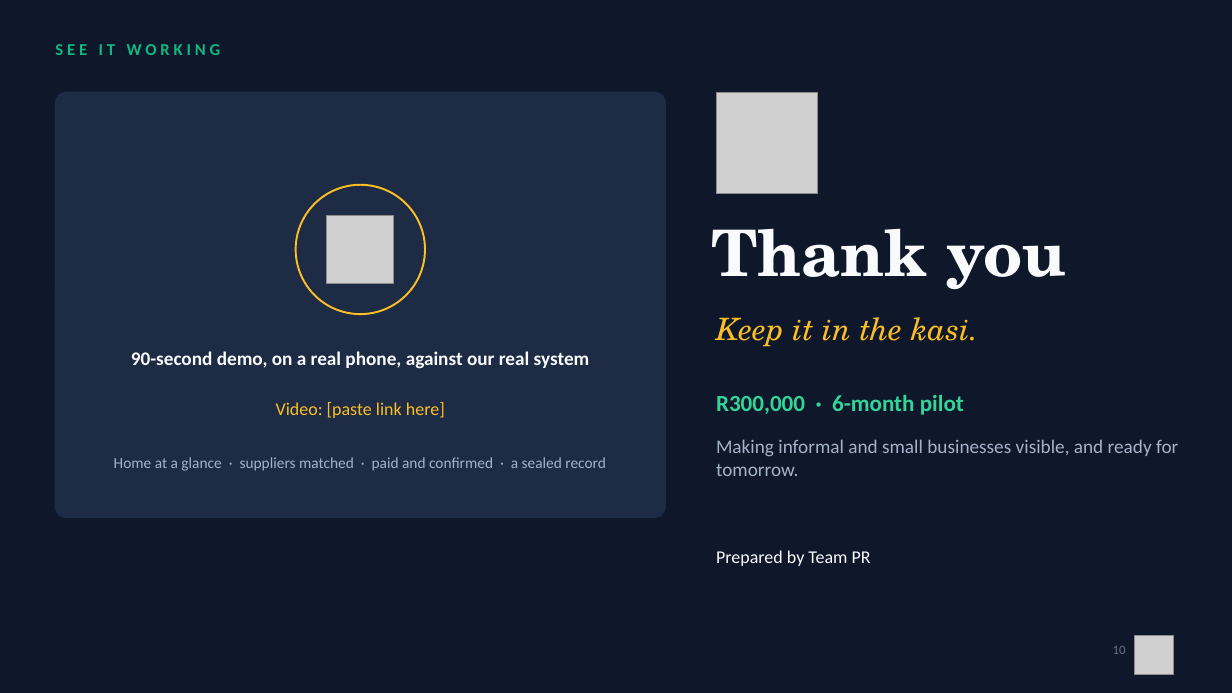
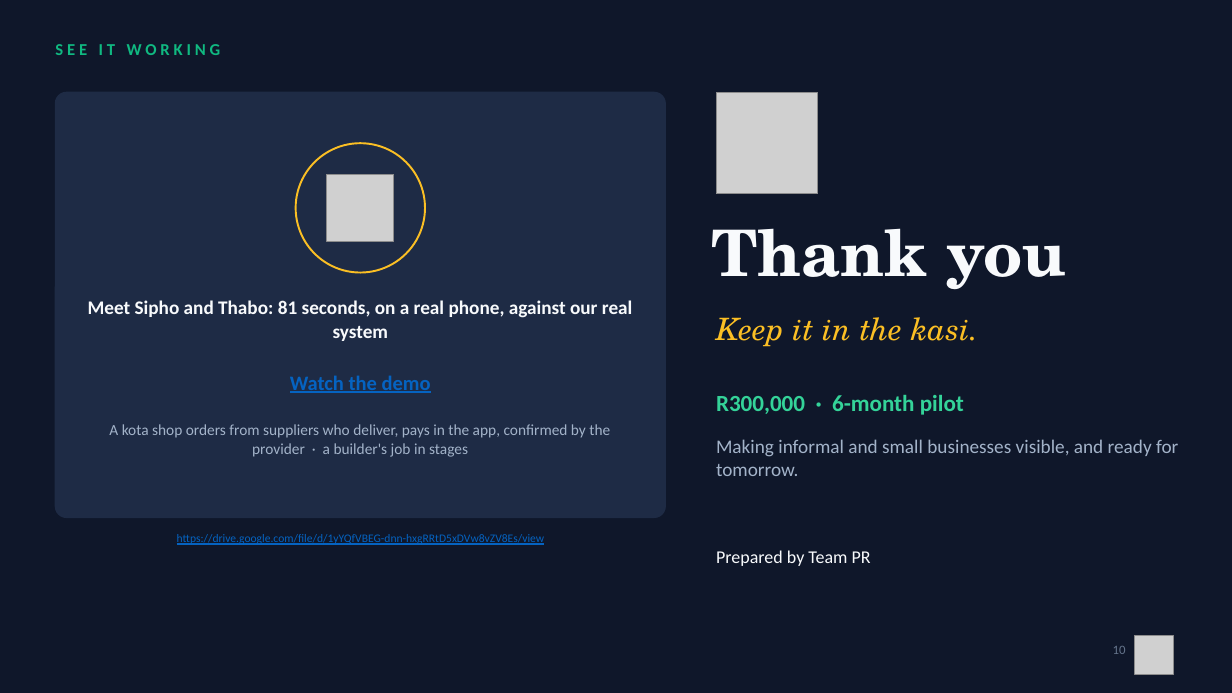
Before and after one commit to Mandla78/KasiFlow, a slide deck: slide 10 of docs/submission/05_final_submission/Akayza_Pitch_TeamPR.pptx. Drawn at 1232x693 pixels with LibreOffice and Linux fonts; fonts in the diff are those of the drawing; grey boxes stand for pictures. Boxes give left, top, right and bottom in pixels: in the first picture for what was removed or moved away, otherwise in the second. Text is boxed around its words. In the diff, an @@ line names an element or a change of style, - is before the commit and + after.

```diff
--- a/docs/submission/05_final_submission/Akayza_Pitch_TeamPR.pptx
+++ b/docs/submission/05_final_submission/Akayza_Pitch_TeamPR.pptx
@@ ellipse: place and size @@
-ellipse at box(296, 185, 425, 314)
+ellipse at box(296, 143, 425, 273)
@@ picture: place and size @@
-picture at box(327, 216, 395, 284)
+picture at box(327, 175, 395, 242)
@@ text at box(88, 300, 633, 341): text changed @@
-90-second demo, on a real phone, against our real system
+Meet Sipho and Thabo: 81 seconds, on a real phone, against our real system
@@ text added at box(290, 375, 431, 393), 16 pt, text #0563C1, bold, underline @@
+Watch the demo
@@ text removed at box(276, 402, 445, 418) @@
-Video: [paste link here]
@@ text added at box(109, 424, 610, 457), 12 pt, text #A3B3C9 @@
+A kota shop orders from suppliers who deliver, pays in the app, confirmed by the provider · a builder's job in stages
@@ text removed at box(114, 457, 606, 471) @@
-Home at a glance · suppliers matched · paid and confirmed · a sealed record
@@ text added at box(177, 534, 544, 545), 9 pt, text #0563C1, underline @@
+https://drive.google.com/file/d/1yYQfVBEG-dnn-hxgRRtD5xDVw8vZV8Es/view
```
Also in this commit, not shown: 2 other files.
